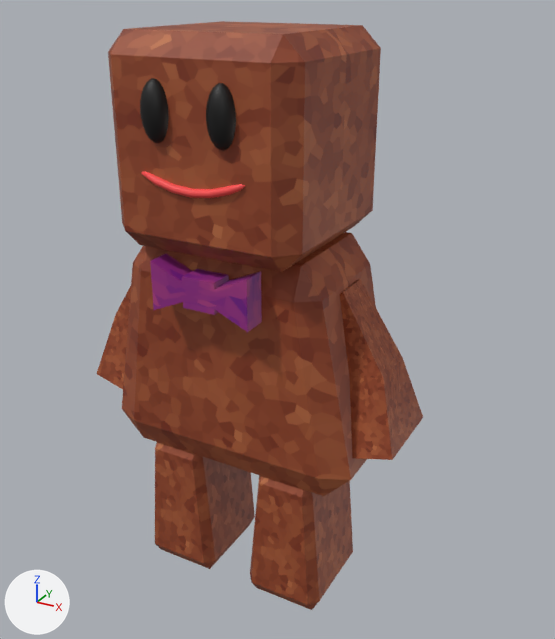
Renders of the FBX model Assets/Models/Character/MainCharacter.fbx from each side of a commit.
The view is the same before and after, from a camera (50 mm lens) standing at (0.0129, -0.0215, 0.0225) and looking at (0.0008, 0.0004, 0.0115). Arrows for +X, +Y and +Z are at lower left; the lights stay in place. Where no turn or scale is listed for an object, it has been applied to the vertices.
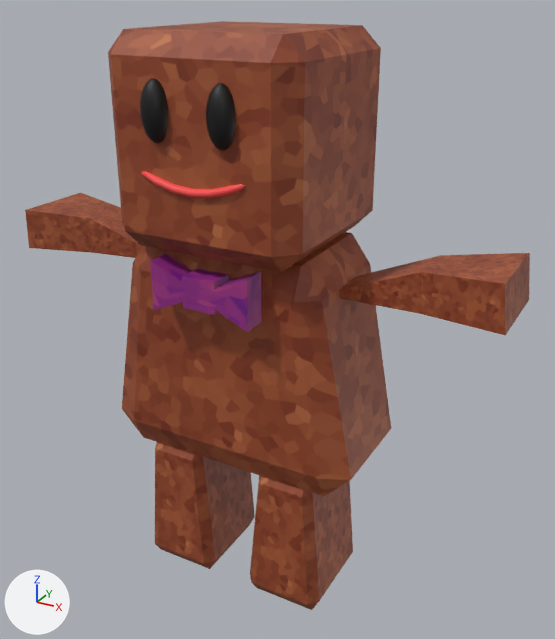
Patch to the scene script:
```diff
--- a/Assets/Models/Character/MainCharacter.fbx.py
+++ b/Assets/Models/Character/MainCharacter.fbx.py
@@ me_mesh @@
 me_mesh.from_pydata(...)  # 966 vertices, 1002 faces; spans x -0.0061..0.0061, y -0.0035..0.0035, z -0.0102..0.0102
 # used by ob_pcube12; location = (-0.00008, -0.00022, 0.01108)
+# me_mesh part 1: the loose piece of 12 vertices spanning x -0.0061..-0.0036, y -0.0013..0.0017, z -0.003..0.0024 is turned 76.9 degrees about the y axis through its middle, then moved by (-0.0014, 0.0, 0.0032)
+# me_mesh part 2: the loose piece of 12 vertices spanning x 0.0036..0.0061, y -0.0013..0.0017, z -0.003..0.0024 is turned -81 degrees about the y axis through its middle, then moved by (0.0016, 0.0, 0.0033)
 me_mesh.materials.append(mat_phong5)
```

Where the change shows, as pixel boxes [x1, y1, x2, y2] in the pictures (555 x 639 px; the box of a moved part takes in the faces that stretch with it):
'pCube12', reshaped (55% wider): before [97, 21, 423, 610]; after [25, 21, 530, 610]
part 1 of me_mesh, moved or reshaped: before [97, 286, 131, 389]; after [25, 192, 143, 258]
part 2 of me_mesh, moved or reshaped: before [340, 279, 423, 460]; after [339, 253, 530, 335]
